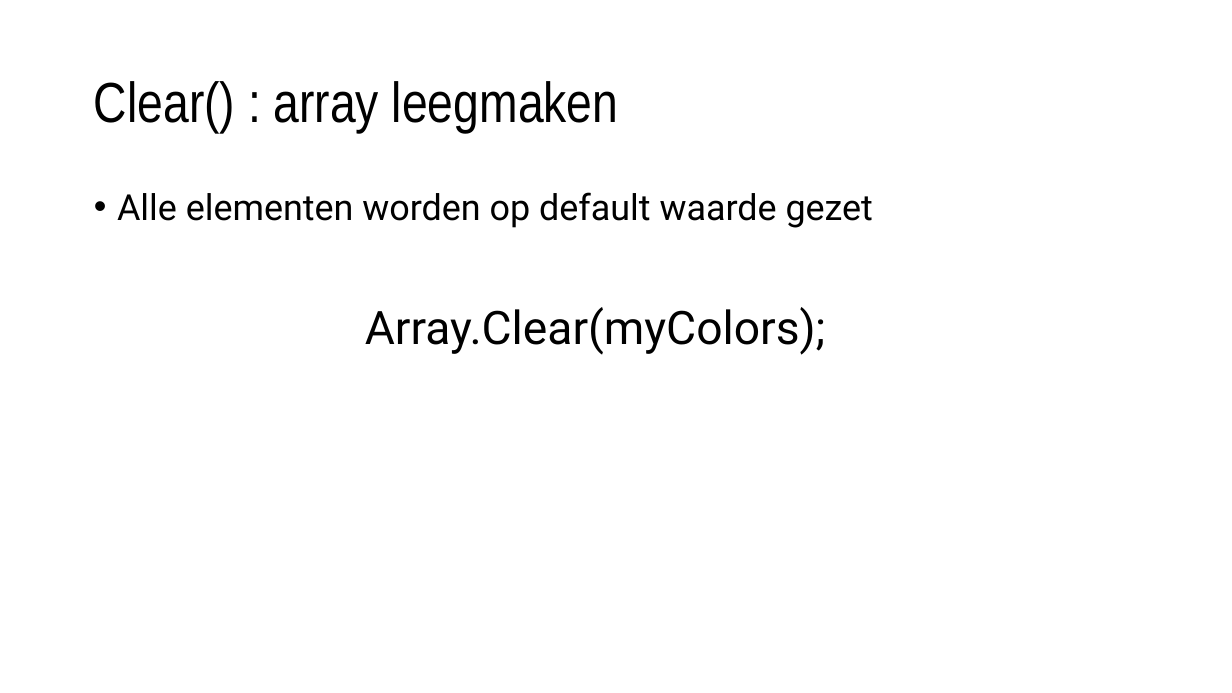
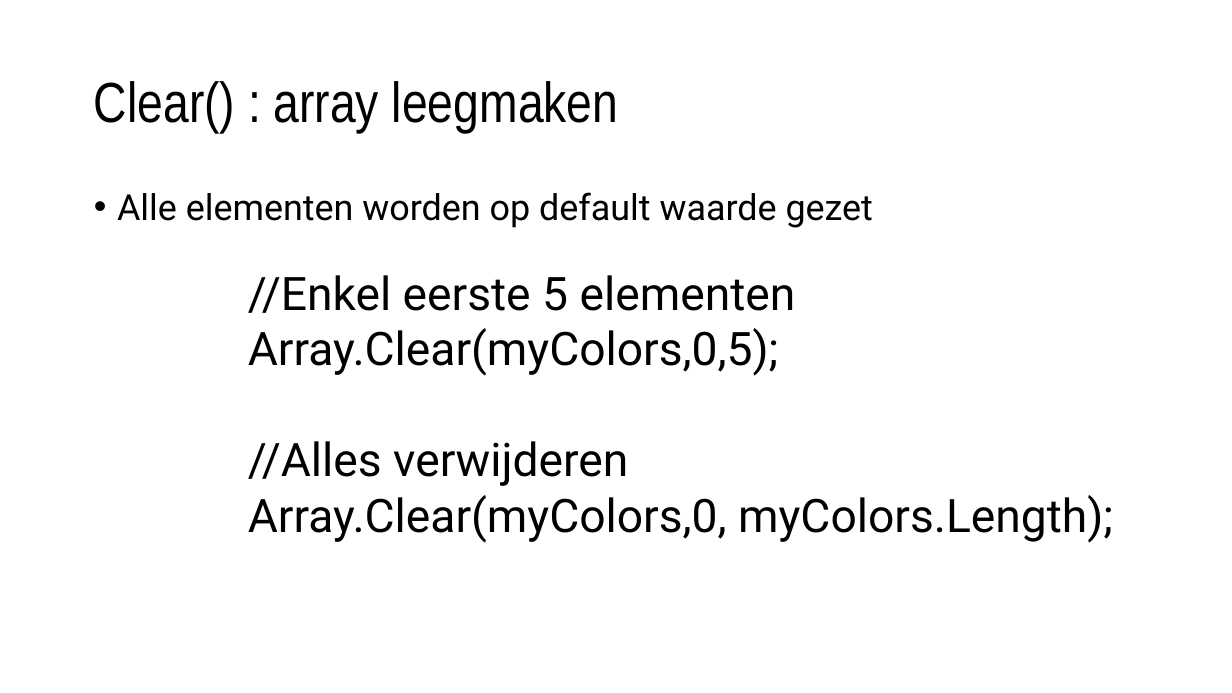
Before and after one commit to timdams/csharpbook, a slide deck: slide 3 of _SLIDES/2020_DEEL1/H8-Arrays/6b_arrays en methoden.pptx. Drawn at 1232x693 pixels with LibreOffice and Linux fonts; fonts in the diff are those of the drawing; background and template pictures are left out. Boxes give left, top, right and bottom in pixels: in the first picture for what was removed or moved away, otherwise in the second. Text is boxed around its words. In the diff, an @@ line names an element or a change of style, - is before the commit and + after.

```diff
--- a/_SLIDES/2020_DEEL1/H8-Arrays/6b_arrays en methoden.pptx
+++ b/_SLIDES/2020_DEEL1/H8-Arrays/6b_arrays en methoden.pptx
@@ text at [248, 275, 1113, 543]: text changed @@
-Array.Clear(myColors);
+//Enkel eerste 5 elementen
+Array.Clear(myColors,0,5);
+//Alles verwijderen
+Array.Clear(myColors,0, myColors.Length);
```
Also in this commit, not shown: 5 other files.
